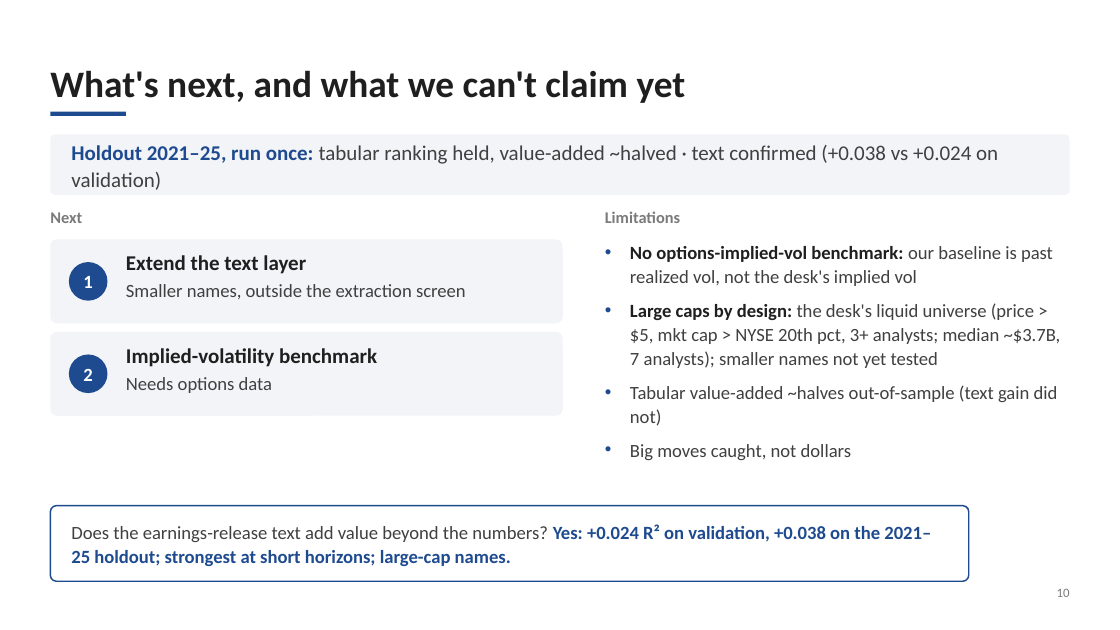
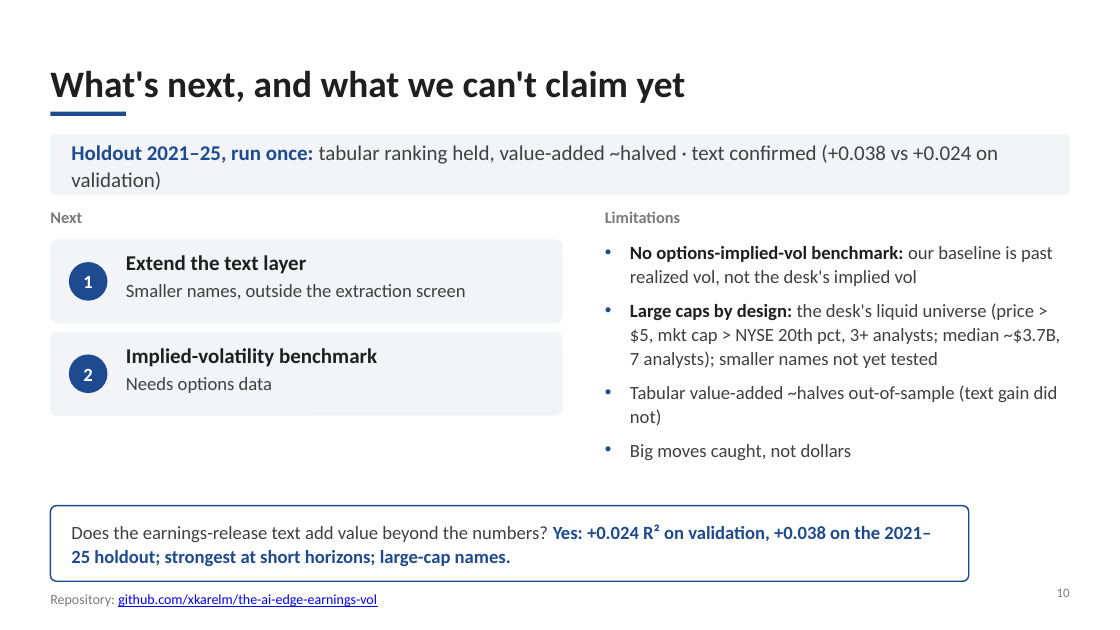
Before and after one commit to xkarelm/the-ai-edge-earnings-vol, a slide deck: slide 10 of vol_pipeline/deck/pitch_deck.pptx. Drawn at 1120x630 pixels with LibreOffice and Linux fonts; fonts in the diff are those of the drawing. Boxes give left, top, right and bottom in pixels: in the first picture for what was removed or moved away, otherwise in the second. Text is boxed around its words. In the diff, an @@ line names an element or a change of style, - is before the commit and + after.

```diff
--- a/vol_pipeline/deck/pitch_deck.pptx
+++ b/vol_pipeline/deck/pitch_deck.pptx
@@ text added at [50, 594, 377, 607], 12 pt, text #0000FF, underline @@
+Repository: github.com/xkarelm/the-ai-edge-earnings-vol
```
Also in this commit, not shown: 1 other slide changed, 2 other files.
